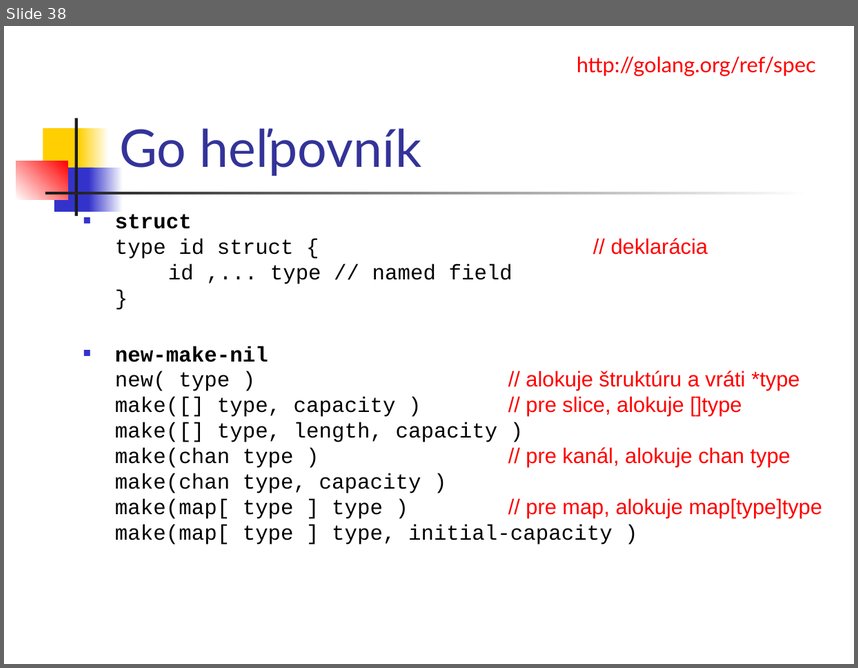
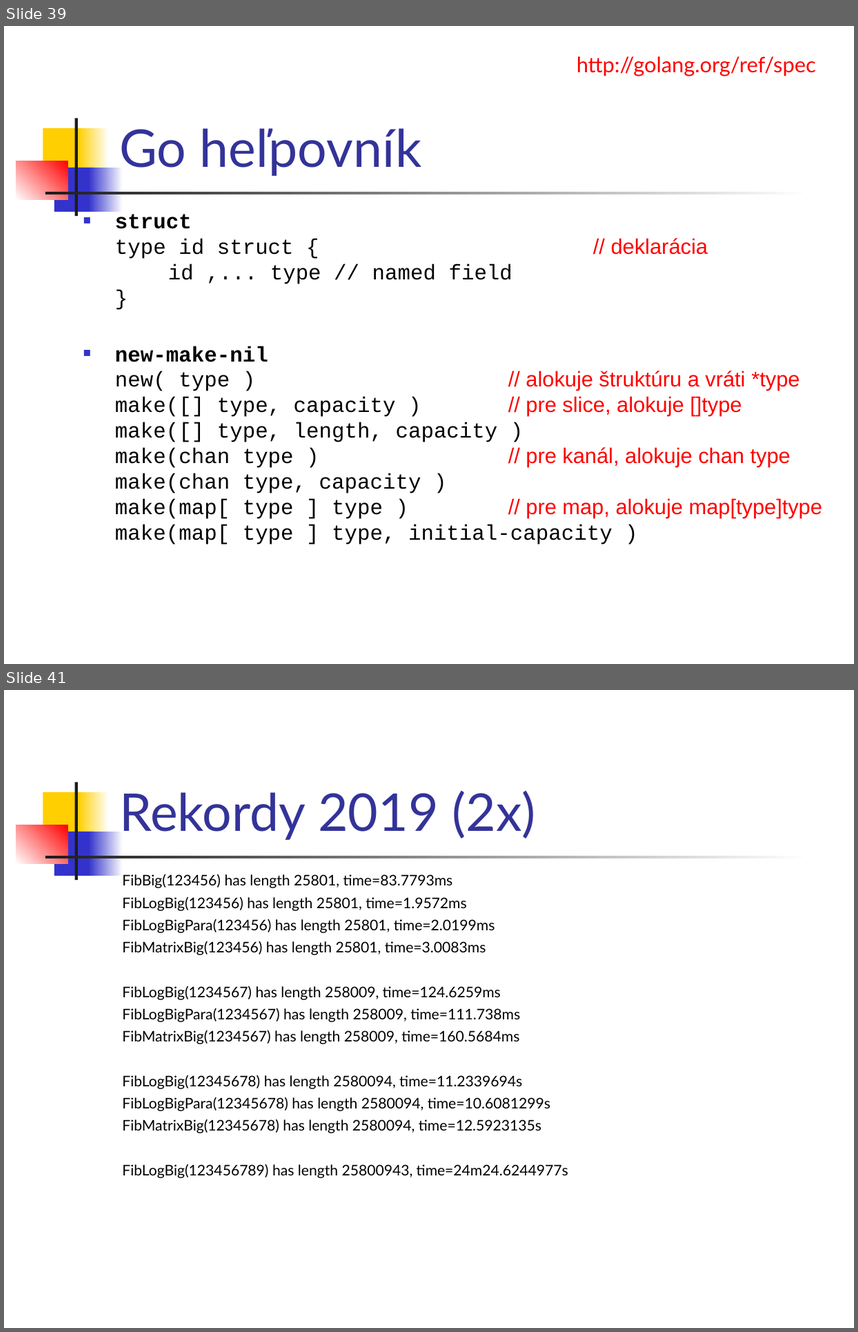
Before and after one commit to paradigmy/Prednasky, a slide deck: 02/go1.ppt. Shown one above the other, each under a label of ours: slide 38 before the commit, slides 39 and 41 after it; the slides between them are not shown. The pictures are 858x668 and 858x1332 pixels, drawn with LibreOffice and Linux fonts; fonts in the diff are those of the drawing. Boxes give left, top, right and bottom in pixels: in the first picture for what was removed or moved away, otherwise in the second. Text is boxed around its words. In the diff, an @@ line names an element or a change of style, - is before the commit and + after.

```diff
--- a/02/go1.ppt
+++ b/02/go1.ppt
@@ slide 41 added at bbox=[4, 690, 854, 1328], background #FFFFFF; not listed: 7 template elements that a slide beside it also shows @@
@@ title added at bbox=[119, 791, 535, 840], 44 pt, text #333399 @@
+Rekordy 2019 (2x)
@@ text added at bbox=[122, 874, 568, 1178], 12.4 pt, text #000000 @@
+FibBig(123456) has length 25801, time=83.7793ms
+FibLogBig(123456) has length 25801, time=1.9572ms
+FibLogBigPara(123456) has length 25801, time=2.0199ms
+FibMatrixBig(123456) has length 25801, time=3.0083ms
+FibLogBig(1234567) has length 258009, time=124.6259ms
+FibLogBigPara(1234567) has length 258009, time=111.738ms
+FibMatrixBig(1234567) has length 258009, time=160.5684ms
+FibLogBig(12345678) has length 2580094, time=11.2339694s
+FibLogBigPara(12345678) has length 2580094, time=10.6081299s
+FibMatrixBig(12345678) has length 2580094, time=12.5923135s
+FibLogBig(123456789) has length 25800943, time=24m24.6244977s
@@ what was slide 38 is now slide 39 @@
```
Also in this commit, not shown: 1 slide changed, 3 other slides added, 1 other file.
